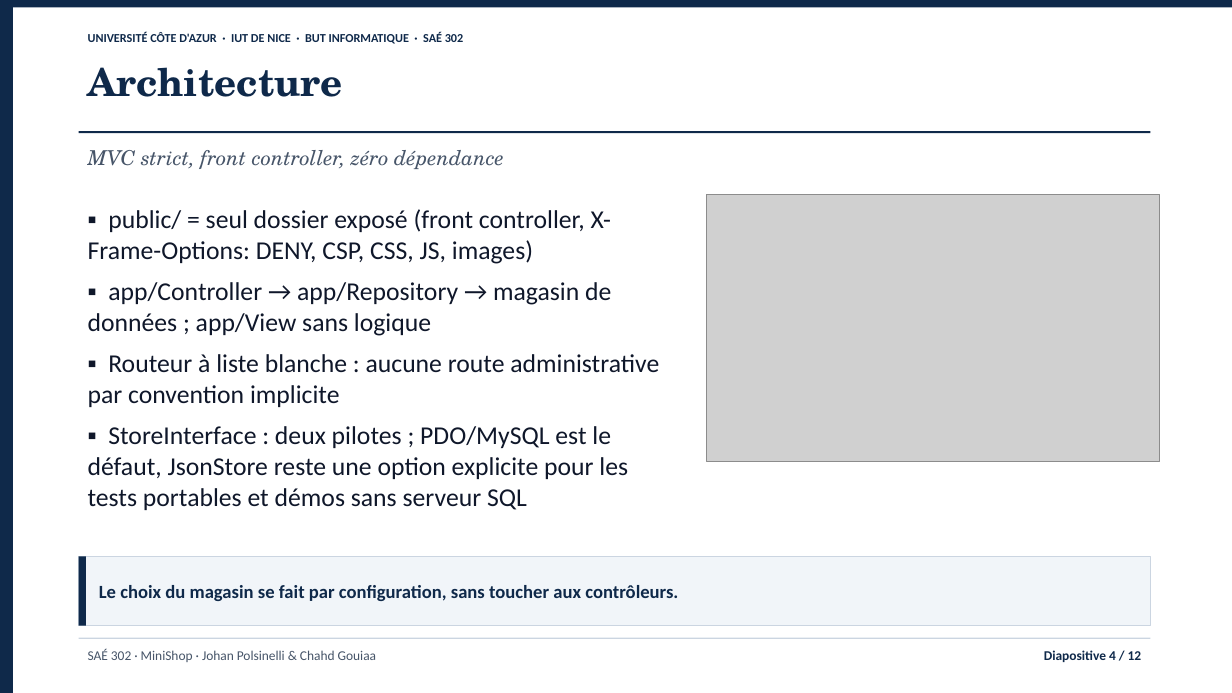
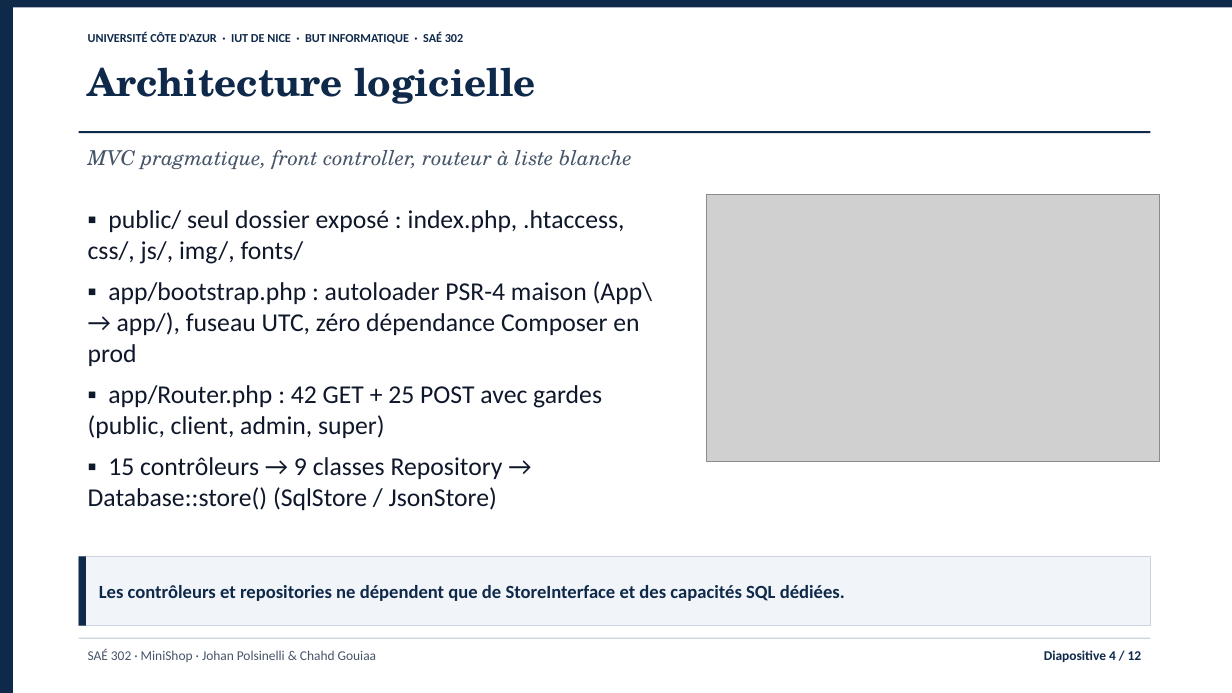
Before and after one commit to jojo8356/SAE-302, a slide deck: slide 4 of livrables/minishop-soutenance.pptx. Drawn at 1232x693 pixels with LibreOffice and Linux fonts; fonts in the diff are those of the drawing; grey boxes stand for pictures. Boxes give left, top, right and bottom in pixels: in the first picture for what was removed or moved away, otherwise in the second. Text is boxed around its words. In the diff, an @@ line names an element or a change of style, - is before the commit and + after.

```diff
--- a/livrables/minishop-soutenance.pptx
+++ b/livrables/minishop-soutenance.pptx
@@ text at (88, 67, 536, 104): text changed @@
-Architecture
+Architecture logicielle
@@ text at (88, 150, 632, 169): text changed @@
-MVC strict, front controller, zéro dépendance
+MVC pragmatique, front controller, routeur à liste blanche
@@ text at (88, 210, 653, 510): text changed @@
-▪ public/ = seul dossier exposé (front controller, X-Frame-Options: DENY, CSP, CSS, JS, images)
-▪ app/Controller → app/Repository → magasin de données ; app/View sans logique
-▪ Routeur à liste blanche : aucune route administrative par convention implicite
-▪ StoreInterface : deux pilotes ; PDO/MySQL est le défaut, JsonStore reste une option explicite pour les tests portables et démos sans serveur SQL
+▪ public/ seul dossier exposé : index.php, .htaccess, css/, js/, img/, fonts/
+▪ app/bootstrap.php : autoloader PSR-4 maison (App\ → app/), fuseau UTC, zéro dépendance Composer en prod
+▪ app/Router.php : 42 GET + 25 POST avec gardes (public, client, admin, super)
+▪ 15 contrôleurs → 9 classes Repository → Database::store() (SqlStore / JsonStore)
@@ text in rectangle at (99, 585, 845, 601): text changed @@
-Le choix du magasin se fait par configuration, sans toucher aux contrôleurs.
+Les contrôleurs et repositories ne dépendent que de StoreInterface et des capacités SQL dédiées.
```
Also in this commit, not shown: 11 other slides changed, 5 other files.
